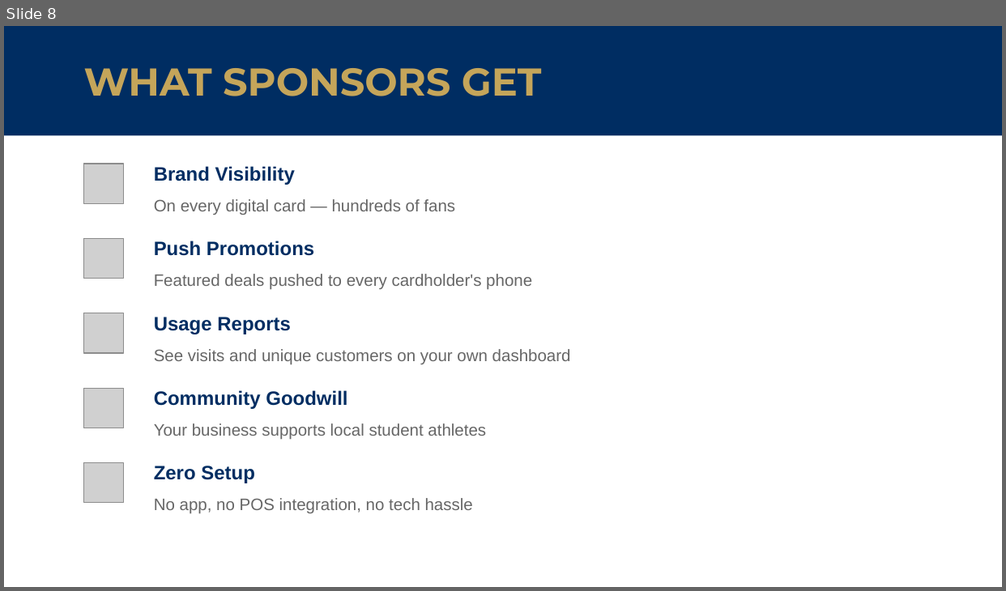
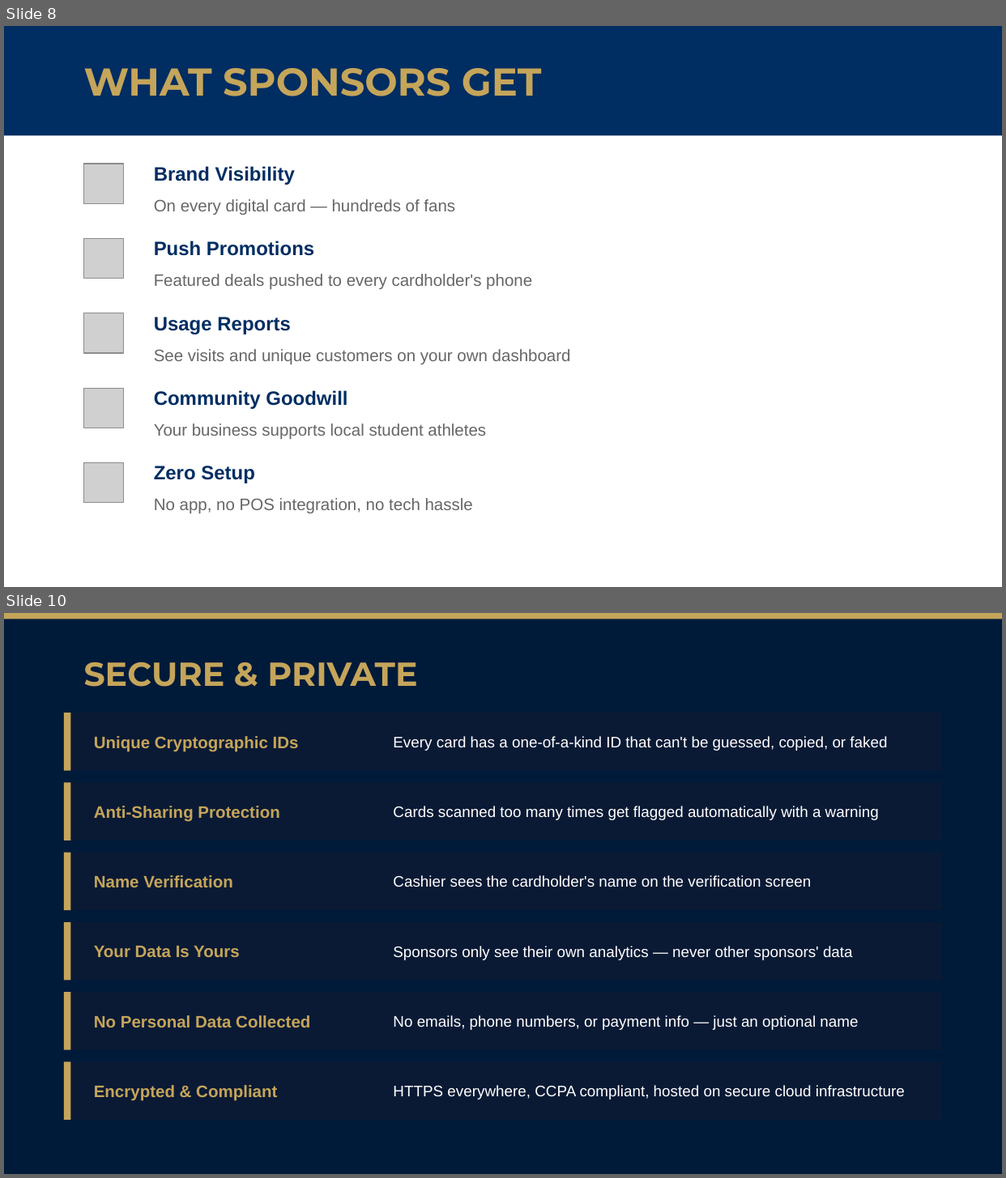
Before and after one commit to hoserR9/school-discount-pass, a slide deck: pitch/Del-Norte-Nighthawk-Sponsor-Pitch.pptx. Shown one above the other, each under a label of ours: slide 8 before the commit, slides 8 and 10 after it; the slides between them are not shown. The pictures are 1006x591 and 1006x1178 pixels, drawn with LibreOffice and Linux fonts; fonts in the diff are those of the drawing; grey boxes stand for pictures. Boxes give left, top, right and bottom in pixels: in the first picture for what was removed or moved away, otherwise in the second. Text is boxed around its words. In the diff, an @@ line names an element or a change of style, - is before the commit and + after.

```diff
--- a/pitch/Del-Norte-Nighthawk-Sponsor-Pitch.pptx
+++ b/pitch/Del-Norte-Nighthawk-Sponsor-Pitch.pptx
@@ slide 10 added at (4, 613, 1002, 1174), background #001A3A @@
@@ rectangle added at (4, 613, 1002, 619), fill #C5A55A @@
@@ text added at (84, 662, 417, 687), 24 pt, text #C5A55A, bold @@
+SECURE & PRIVATE
@@ rectangle added at (64, 713, 942, 771), fill #0A1A35 @@
@@ rectangle added at (64, 713, 71, 771), fill #C5A55A @@
@@ text added at (94, 736, 299, 752), 12 pt, text #C5A55A, bold @@
+Unique Cryptographic IDs
@@ text added at (393, 736, 887, 751), 11 pt, text #FFFFFF @@
+Every card has a one-of-a-kind ID that can't be guessed, copied, or faked
@@ rectangle added at (64, 782, 942, 841), fill #0A1A35 @@
@@ rectangle added at (64, 782, 71, 841), fill #C5A55A @@
@@ text added at (94, 806, 279, 822), 12 pt, text #C5A55A, bold @@
+Anti-Sharing Protection
@@ text added at (393, 806, 879, 820), 11 pt, text #FFFFFF @@
+Cards scanned too many times get flagged automatically with a warning
@@ rectangle added at (64, 853, 942, 910), fill #0A1A35 @@
@@ rectangle added at (64, 853, 71, 910), fill #C5A55A @@
@@ text added at (94, 875, 233, 888), 12 pt, text #C5A55A, bold @@
+Name Verification
@@ text added at (393, 875, 812, 888), 11 pt, text #FFFFFF @@
+Cashier sees the cardholder's name on the verification screen
@@ rectangle added at (64, 922, 942, 980), fill #0A1A35 @@
@@ rectangle added at (64, 922, 71, 980), fill #C5A55A @@
@@ text added at (94, 946, 240, 957), 12 pt, text #C5A55A, bold @@
+Your Data Is Yours
@@ text added at (393, 946, 853, 960), 11 pt, text #FFFFFF @@
+Sponsors only see their own analytics — never other sponsors' data
@@ rectangle added at (64, 992, 942, 1050), fill #0A1A35 @@
@@ rectangle added at (64, 992, 71, 1050), fill #C5A55A @@
@@ text added at (94, 1016, 310, 1028), 12 pt, text #C5A55A, bold @@
+No Personal Data Collected
@@ text added at (393, 1016, 858, 1030), 11 pt, text #FFFFFF @@
+No emails, phone numbers, or payment info — just an optional name
@@ rectangle added at (64, 1062, 942, 1120), fill #0A1A35 @@
@@ rectangle added at (64, 1062, 71, 1120), fill #C5A55A @@
@@ text added at (94, 1085, 277, 1101), 12 pt, text #C5A55A, bold @@
+Encrypted & Compliant
@@ text added at (393, 1085, 905, 1100), 11 pt, text #FFFFFF @@
+HTTPS everywhere, CCPA compliant, hosted on secure cloud infrastructure
```
Also in this commit, not shown: 3 slides changed, 1 other slide added, 3 other files.
